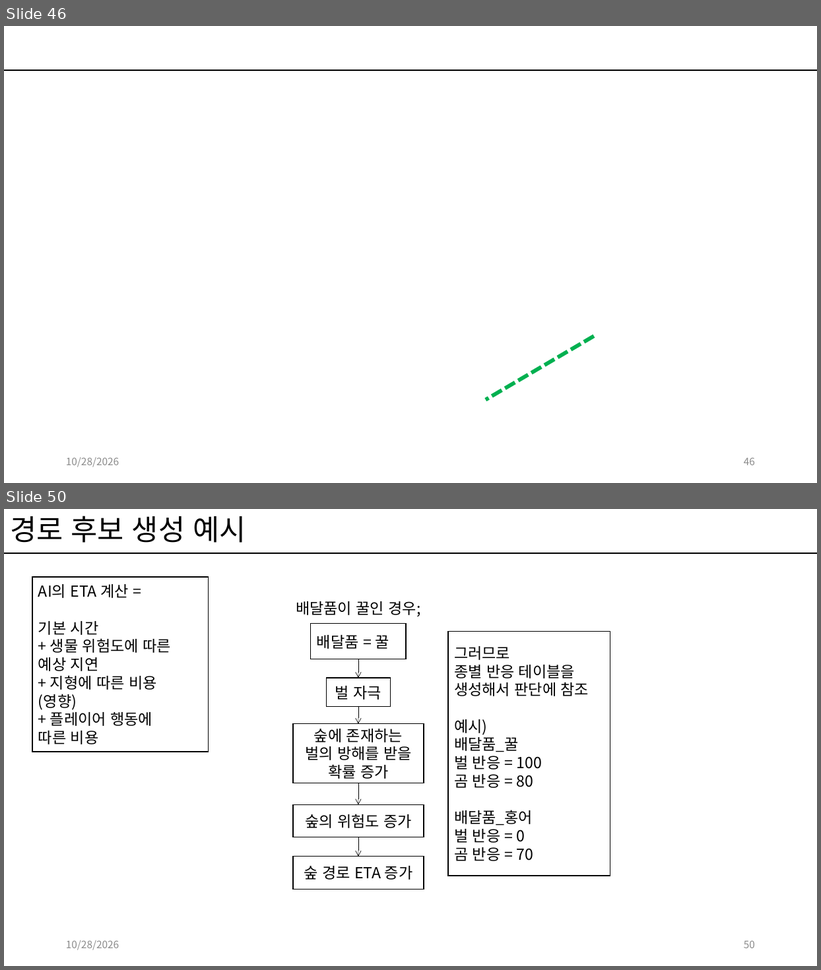
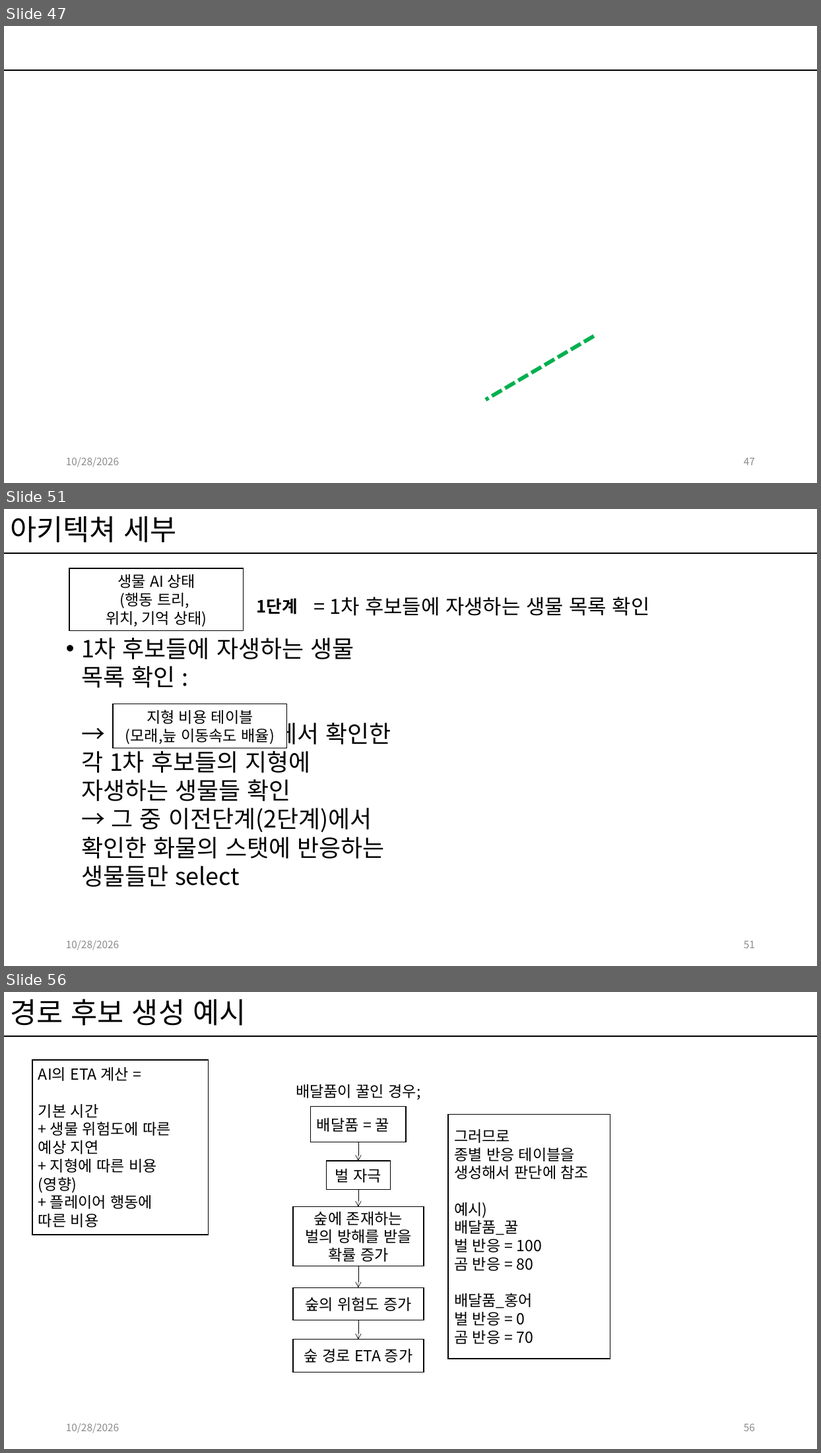
Before and after one commit to kwakyerin/2026_Graduation_Project, a slide deck: documents/HyunahKwon/design/designing/for_teammates/배트와 달트_기획.pptx. Shown one above the other, each under a label of ours: slides 46 and 50 before the commit, slides 47, 51 and 56 after it; the slides between them are not shown. The pictures are 821x970 and 821x1453 pixels, drawn with LibreOffice and Linux fonts; fonts in the diff are those of the drawing. Boxes give left, top, right and bottom in pixels: in the first picture for what was removed or moved away, otherwise in the second. Text is boxed around its words. In the diff, an @@ line names an element or a change of style, - is before the commit and + after.

Commit message:
아키텍쳐 기획 세부 정리 완료
전체 기획서에 위치함, 수정한 페이지는 표시를 해둠

```diff
--- a/documents/HyunahKwon/design/designing/for_teammates/배트와 달트_기획.pptx
+++ b/documents/HyunahKwon/design/designing/for_teammates/배트와 달트_기획.pptx
@@ slide 51 added at (4, 509, 817, 966), background #FFFFFF; not listed: 1 template element that a slide beside it also shows @@
@@ title added at (10, 516, 177, 543), 34 pt, text #000000 @@
+아키텍쳐 세부
@@ rectangle added at (69, 569, 243, 631), fill #FFFFFF, outline #000000 1 pt, 18 pt, text #000000 @@
+생물 AI 상태
+(행동 트리,
+위치, 기억 상태)
@@ text added at (257, 598, 298, 615), 20 pt, text #000000, bold @@
+1단계
@@ text added at (329, 597, 650, 616), 24 pt, text #000000 @@
+= 1차 후보들에 자생하는 생물 목록 확인
@@ text added at (81, 638, 391, 887), 28 pt, text #000000 @@
+• 1차 후보들에 자생하는 생물 목록 확인 :
+  → 에서 확인한 각 1차 후보들의 지형에 자생하는 생물들 확인
+  → 그 중 이전단계(2단계)에서 확인한 화물의 스탯에 반응하는 생물들만 select
@@ rectangle added at (113, 704, 287, 749), fill #FFFFFF, outline #000000 1 pt, 18 pt, text #000000 @@
+지형 비용 테이블
+(모래,늪 이동속도 배율)
@@ text added at (66, 941, 119, 951), 12 pt, text #8C8C8C @@
+10/28/2026
@@ page number added at (744, 941, 755, 949), 12 pt, text #8C8C8C @@
+51
@@ what was slide 46 is now slide 47 @@
@@ page number at (744, 458, 755, 466): text changed @@
-46
+47
@@ what was slide 50 is now slide 56 @@
@@ page number at (744, 1424, 755, 1432): text changed @@
-50
+56
```
Also in this commit, not shown: 12 slides changed, 5 other slides added.
